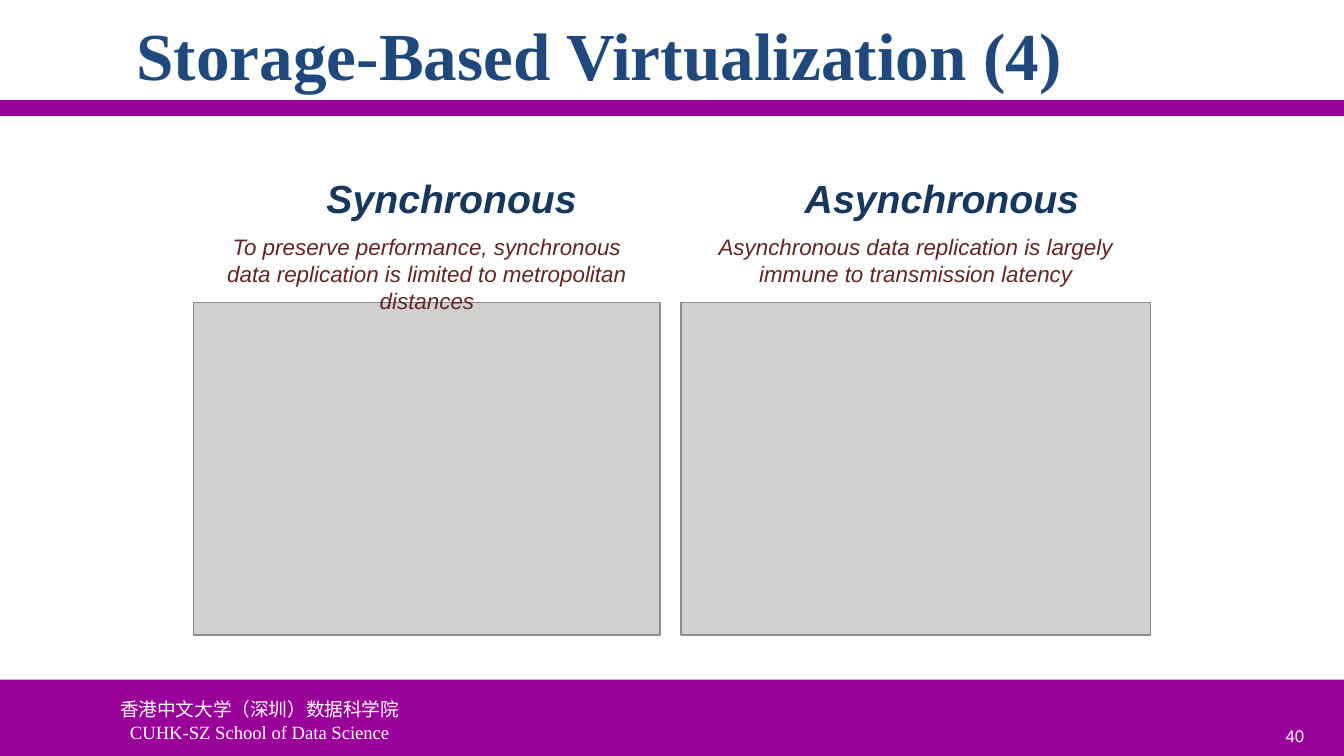
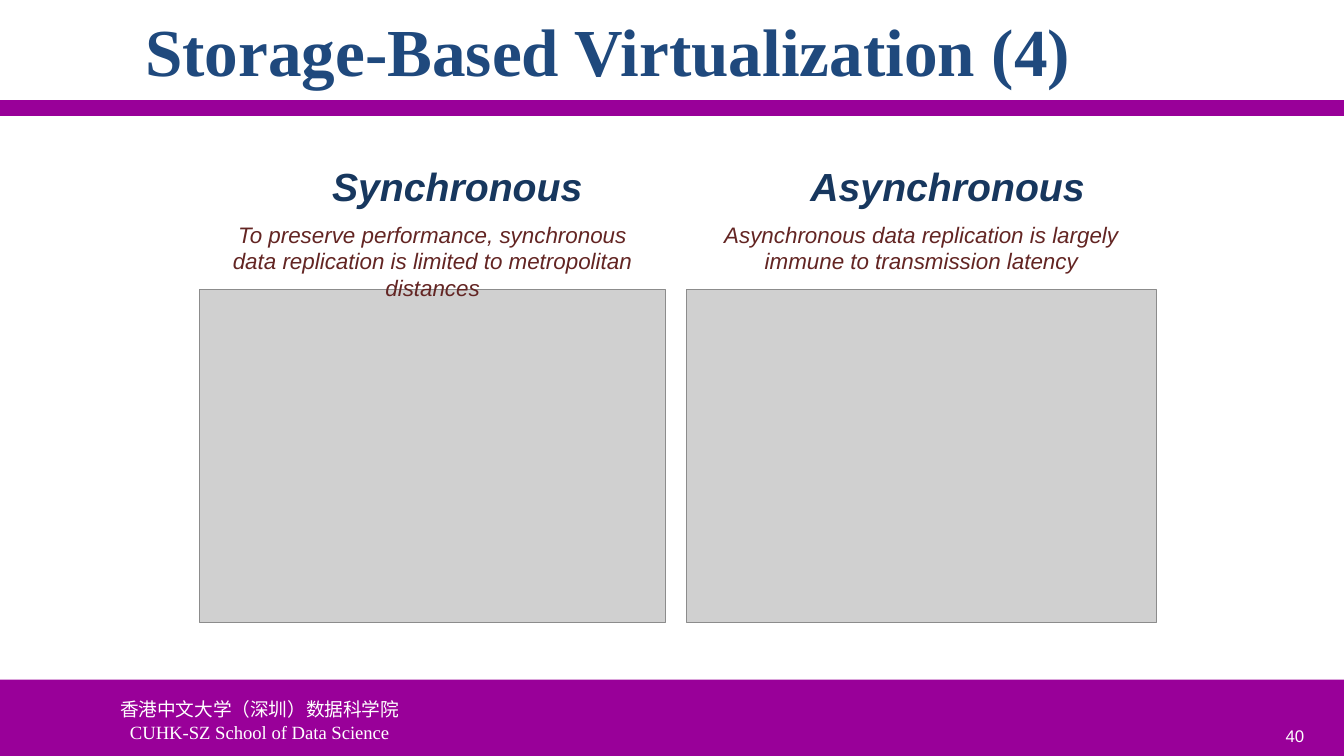
Before and after one commit to ychung1103/ychung1103.github.io, a slide deck: slide 40 of Slides/CSC6103/VT-05 Storage Virtualization.pptx. Drawn at 1344x756 pixels with LibreOffice and Linux fonts; fonts in the diff are those of the drawing; grey boxes stand for pictures; background and template pictures are left out. Boxes give left, top, right and bottom in pixels: in the first picture for what was removed or moved away, otherwise in the second. Text is boxed around its words. In the diff, an @@ line names an element or a change of style, - is before the commit and + after.

```diff
--- a/Slides/CSC6103/VT-05 Storage Virtualization.pptx
+++ b/Slides/CSC6103/VT-05 Storage Virtualization.pptx
@@ title "Storage-Based Virtualization (4)": place and size @@
-title "Storage-Based Virtualization (4)" at bbox=[137, 33, 1061, 93]
+title "Storage-Based Virtualization (4)" at bbox=[145, 29, 1070, 89]
@@ 2 pictures, 2 texts: place and size @@
-2 pictures, 2 texts at bbox=[194, 184, 1152, 636]
+2 pictures, 2 texts at bbox=[199, 172, 1157, 624]
@@ text "To preserve performance, synchronous data ...": place and size @@
-text "To preserve performance, synchronous data ..." at bbox=[227, 238, 626, 309]
+text "To preserve performance, synchronous data ..." at bbox=[233, 226, 632, 296]
@@ text "Asynchronous data replication is largely ...": place and size @@
-text "Asynchronous data replication is largely ..." at bbox=[719, 238, 1113, 287]
+text "Asynchronous data replication is largely ..." at bbox=[724, 226, 1118, 274]
```
Also in this commit, not shown: 97 other slides changed, 1 other file.
